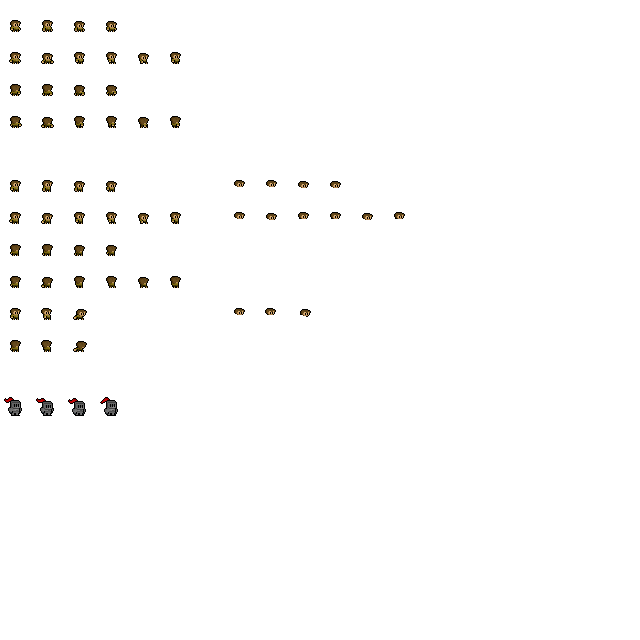
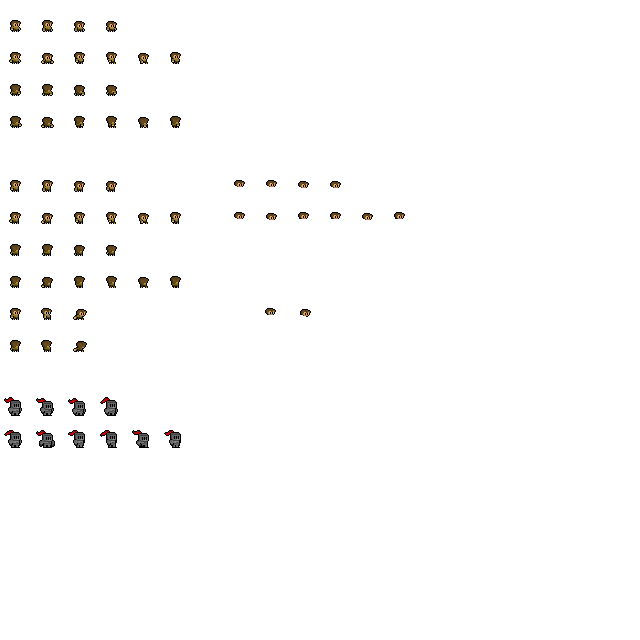
Comparing the layer stacks of the two 640×640 images. Changes:
painted on "Copy of Paint Layer 1" (15th of 60, in "Copy of walk front") over [234, 308, 245, 315]
painted on "Copy of Paint Layer 1" (17th of 60, in "Copy of walk front") over [234, 308, 245, 315]
painted on "Copy of Paint Layer 1" (20th of 60, in "Copy of walk front") over [234, 308, 245, 315]
painted on "Copy of Paint Layer 1" (23rd of 60, in "Copy of idle front" › "Copy of attack_down") over [234, 308, 245, 315]
painted on "Copy of Paint Layer 1" (24th of 60, in "Copy of idle front" › "Copy of attack_down") over [234, 308, 245, 315]
moved "Copy of Paint Layer 1" (26th of 60, in "Copy of idle front" › "Copy of attack_down") above "Copy of Paint Layer 1", painted on it over [4, 308, 245, 448]
added layer "Copy of Paint Layer 1" (27th of 60, in "Copy of idle front" › "Copy of attack_down") in group "Copy of attack_down" over [4, 308, 245, 448]
added layer "Copy of Paint Layer 1" (30th of 60, in "Copy of idle front" › "Copy of attack_down") in group "Copy of attack_down" over [68, 308, 245, 448]
added layer "Copy of Paint Layer 1" (31st of 60, in "Copy of idle front" › "Copy of attack_down") in group "Copy of attack_down" over [132, 308, 245, 448]
added layer "Copy of Paint Layer 1" (32nd of 60, in "Copy of idle front" › "Copy of attack_down") in group "Copy of attack_down" over [36, 308, 245, 448]
added layer "Copy of Paint Layer 1" (33rd of 60, in "Copy of idle front" › "Copy of attack_down") in group "Copy of attack_down" over [4, 308, 245, 448]
added layer "Copy of Paint Layer 1" (34th of 60, in "Copy of idle front" › "Copy of attack_down") in group "Copy of attack_down" over [4, 308, 245, 448]
painted on "Copy of Paint Layer 1" (35th of 60, in "Copy of idle front" › "attack_down") over [4, 430, 181, 448]
painted on "Copy of Paint Layer 1" (36th of 60, in "Copy of idle front" › "attack_down") over [4, 430, 149, 448]
…and 1 more changes (1 painted)
